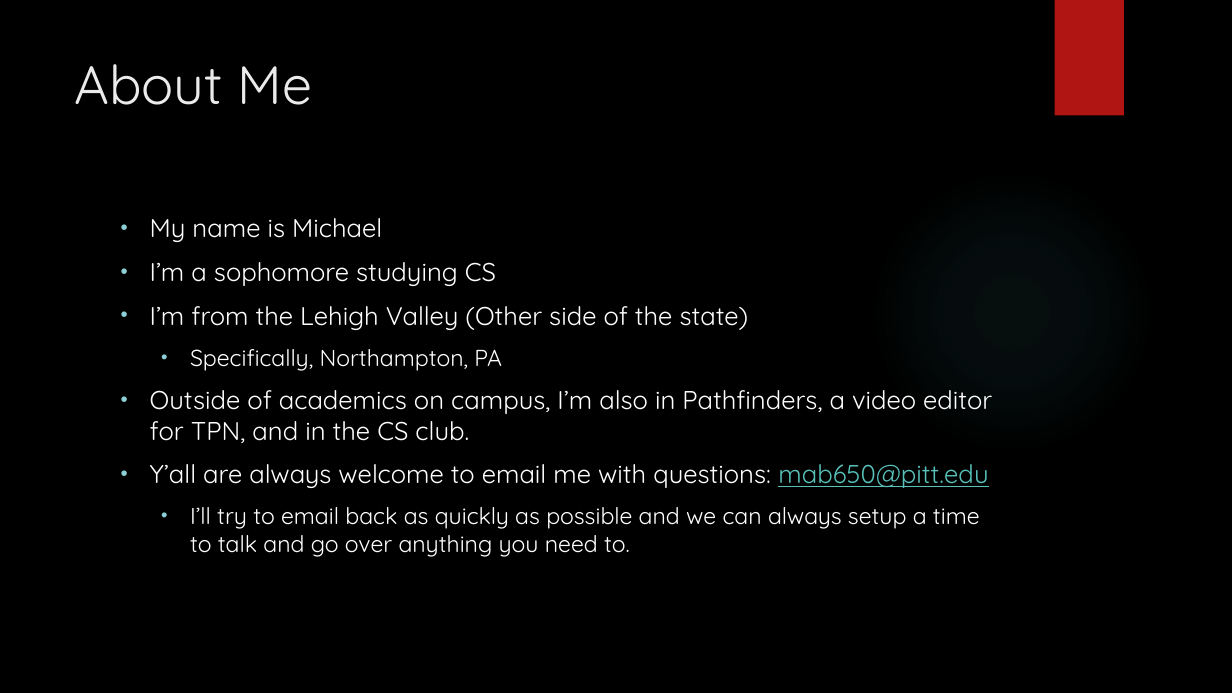
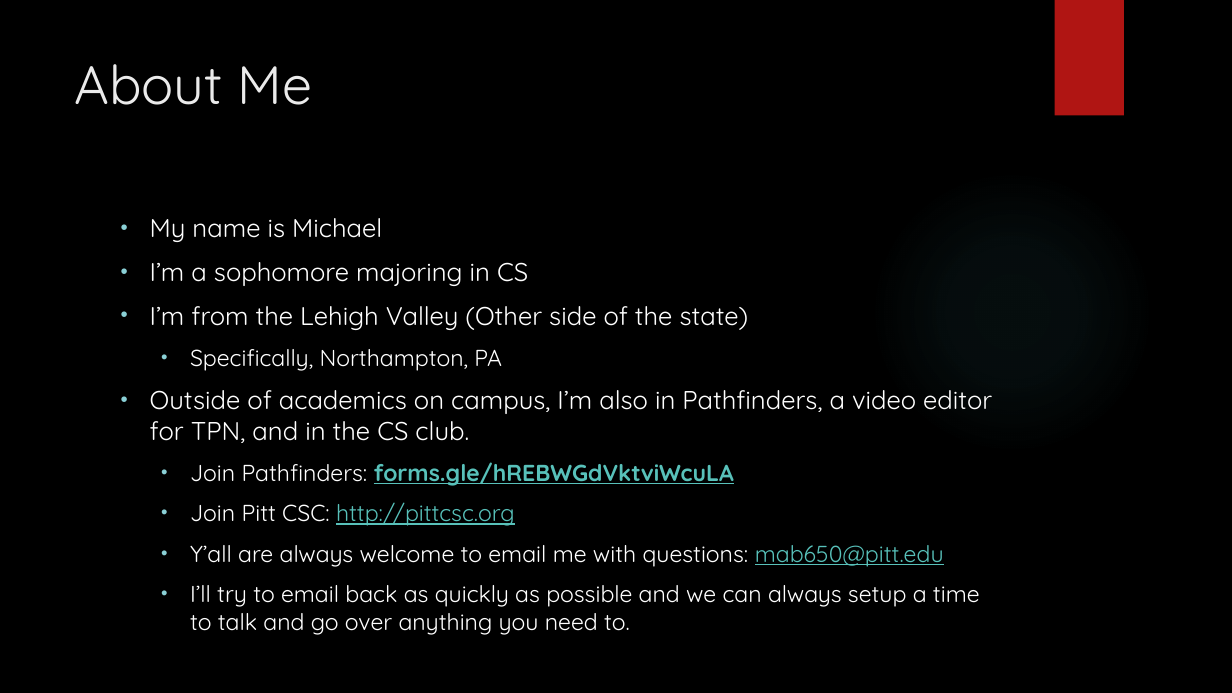
Before and after one commit to michaelbartlett17/cs7-recs, a slide deck: slide 3 of Slides/0909Recitation.pptx. Drawn at 1232x693 pixels with LibreOffice and Linux fonts; fonts in the diff are those of the drawing; background and template pictures are left out. Boxes give left, top, right and bottom in pixels: in the first picture for what was removed or moved away, otherwise in the second. Text is boxed around its words. In the diff, an @@ line names an element or a change of style, - is before the commit and + after.

```diff
--- a/Slides/0909Recitation.pptx
+++ b/Slides/0909Recitation.pptx
@@ text at bbox=[150, 262, 528, 286]: text changed @@
-• I’m a sophomore studying CS
+• I’m a sophomore majoring in CS
@@ text at bbox=[190, 462, 734, 526]: paragraphs added @@
+  • Join Pathfinders: forms.gle/hREBWGdVktviWcuLA
+  • Join Pitt CSC: http://pittcsc.org
@@ text at bbox=[190, 545, 944, 567]: size 20 to 18 pt in "Y’all are always welcome to email me ..."; list level 1 to 2 in "Y’all are always welcome to ..." @@
```
Also in this commit, not shown: 4 other slides changed, 2 other files.
